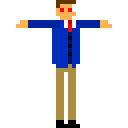
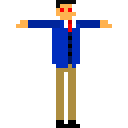
The second (128, 128) image is a revision of the first. Changes to its layers:
painted on "Head" over <box>56,0,76,8</box>
